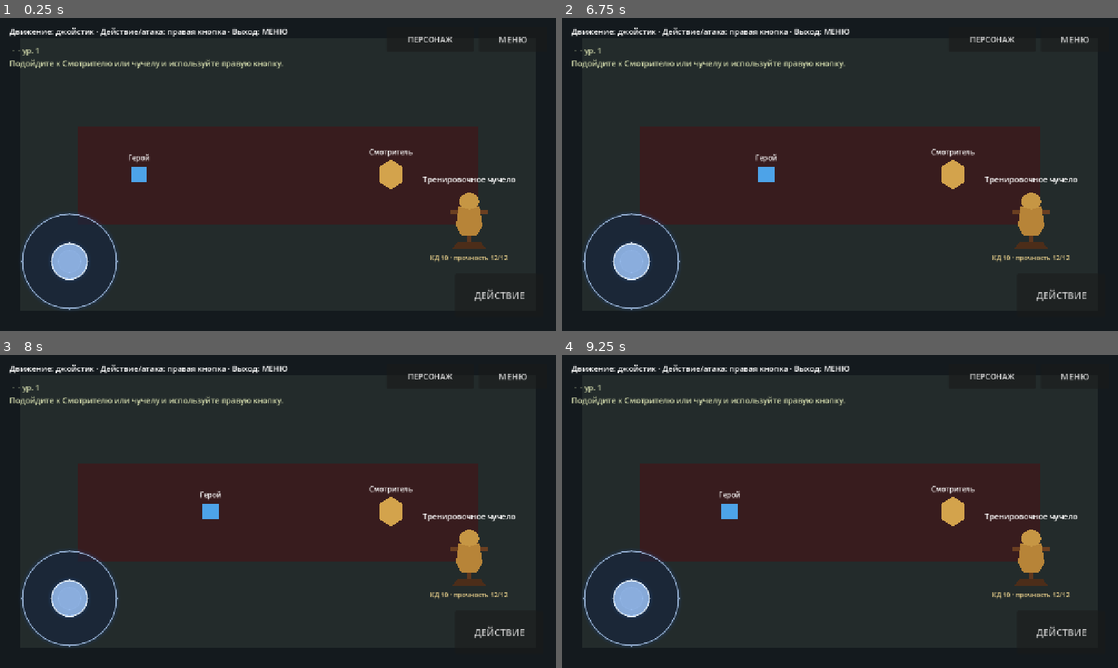
Above: before the commit, frames 1-4 (two rows, left to right).
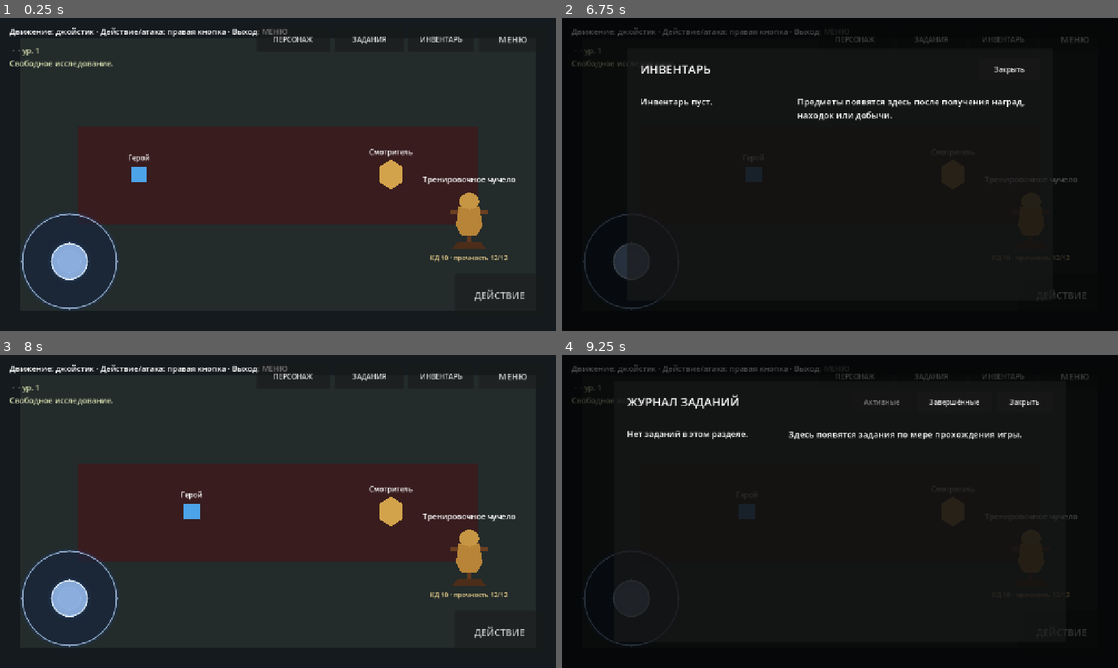
Above: after the commit, the same moments.

Repository: eretenkodaniil16-rgb/rpg-project
Game: Godot game, scene res://scenes/game/game.tscn
Same seed, same stepped clock (60 frames per second), same inputs: the game is played once before the commit and once after it. This scene is started directly instead of the project's main scene.
Inputs (mouse positions are in pixels of both pictures, inside the frame that each line leads up to):
- Up to frame 1 (0.25 s): no input
- Up to frame 2 (6.75 s): click "ПЕРСОНАЖ" at 0.5 s; click (928, 39) at 1.25 s, where only the run after the commit has a clickable "ЗАДАНИЯ"; click (1001, 39) at 2 s, where only the run after the commit has a clickable "ИНВЕНТАРЬ"; click "ДЕЙСТВИЕ" at 2.75 s; click "МЕНЮ" at 3.5 s; click "ЗАКРЫТЬ" at 4.25 s; tap Enter (ui_accept) at 5, 5.27, 6.5 s; move the mouse to (962, 158) at 5.02 s; hold Right (ui_right) 5.03-5.75 s; tap C at 5.1 s; click (962, 158) at 5.17 s; tap J at 5.3 s; drag from (728, 190) to (951, 174) at 5.77 s; move the mouse to (895, 105) at 6.52 s; hold Right (ui_right) from 6.53 s (still down); tap I at 6.6 s
- Up to frame 3 (8 s): tap C at 6.8 s; release Right (ui_right) at 7.25 s; click (444, 405) at 7.25 s, where only the run after the commit has a clickable "Закрыть"
- Up to frame 4 (9.25 s): tap Enter (ui_accept) at 8, 8.75, 9.02 s; drag from (812, 574) to (951, 511) at 8.02 s; move the mouse to (1006, 558) at 8.77 s; hold Left (ui_left) from 8.78 s (still down); tap J at 8.85 s; tap I at 9.05 s

The runs differ from the first frame. In frame 1, 1.0% of the frame differs, in the area x 1-84%, y 3-17%; in frame 2, 47%, in the area x 1-97%, y 2-94%; in frame 3, 1.4%; in frame 4, 42%.

Commit message:
feat: integrate quest journal and inventory into game UI

Diff:
--- a/scripts/game/game.gd
+++ b/scripts/game/game.gd
@@ -1,50 +1,91 @@
 extends "res://scripts/game/game_base.gd"
 
 const CHARACTER_SHEET_SCENE: PackedScene = preload("res://scenes/ui/character_sheet.tscn")
+const QUEST_JOURNAL_SCENE: PackedScene = preload("res://scenes/ui/quest_journal.tscn")
+const INVENTORY_PANEL_SCENE: PackedScene = preload("res://scenes/ui/inventory_panel.tscn")
 const ATTACK_RESULT_SCENE: PackedScene = preload("res://scenes/ui/attack_result_popup.tscn")
 const TRAINING_DUMMY_SCENE: PackedScene = preload("res://scenes/game/training_dummy.tscn")
 
 var _character_button: Button
+var _quest_button: Button
+var _inventory_button: Button
 var _character_sheet: CharacterSheet
+var _quest_journal: QuestJournal
+var _inventory_panel: InventoryPanel
 var _attack_popup: AttackResultPopup
 var _training_dummy: TrainingDummy
 
 
 func _ready() -> void:
 	super._ready()
-	_build_character_ui()
+	_build_player_menus()
 	_build_combat_training()
+	_connect_progress_signals()
+	_update_status()
 
 
 func _unhandled_input(event: InputEvent) -> void:
-	if _character_sheet != null and _character_sheet.visible:
+	if _any_overlay_visible():
 		return
 	if event is InputEventKey:
 		var key_event := event as InputEventKey
-		if key_event.pressed and not key_event.echo and key_event.keycode == KEY_C:
-			_open_character_sheet()
+		if key_event.pressed and not key_event.echo:
+			match key_event.keycode:
+				KEY_C:
+					_open_character_sheet()
+				KEY_J:
+					_open_quest_journal()
+				KEY_I:
+					_open_inventory()
+				_:
+					super._unhandled_input(event)
+					return
 			get_viewport().set_input_as_handled()
 			return
 	super._unhandled_input(event)
 
 
-func _build_character_ui() -> void:
+func _build_player_menus() -> void:
 	var interface: CanvasLayer = $Interface
-	_character_button = Button.new()
-	_character_button.name = "CharacterButton"
-	_character_button.text = "ПЕРСОНАЖ"
-	_character_button.set_anchors_preset(Control.PRESET_TOP_RIGHT)
-	_character_button.offset_left = -390.0
-	_character_button.offset_top = 20.0
-	_character_button.offset_right = -190.0
-	_character_button.offset_bottom = 78.0
-	_character_button.add_theme_font_size_override("font_size", 18)
+	help_label.offset_right = 580.0
+	status_label.offset_right = 580.0
+
+	_character_button = _create_top_button("CharacterButton", "ПЕРСОНАЖ", -690.0, -520.0)
 	_character_button.pressed.connect(_open_character_sheet)
 	interface.add_child(_character_button)
+
+	_quest_button = _create_top_button("QuestButton", "ЗАДАНИЯ", -510.0, -350.0)
+	_quest_button.pressed.connect(_open_quest_journal)
+	interface.add_child(_quest_button)
+
+	_inventory_button = _create_top_button("InventoryButton", "ИНВЕНТАРЬ", -340.0, -190.0)
+	_inventory_button.pressed.connect(_open_inventory)
+	interface.add_child(_inventory_button)
 
 	_character_sheet = CHARACTER_SHEET_SCENE.instantiate() as CharacterSheet
 	_character_sheet.name = "CharacterSheet"
 	interface.add_child(_character_sheet)
+
+	_quest_journal = QUEST_JOURNAL_SCENE.instantiate() as QuestJournal
+	_quest_journal.name = "QuestJournal"
+	interface.add_child(_quest_journal)
+
+	_inventory_panel = INVENTORY_PANEL_SCENE.instantiate() as InventoryPanel
+	_inventory_panel.name = "InventoryPanel"
+	interface.add_child(_inventory_panel)
+
+
+func _create_top_button(node_name: String, label: String, left: float, right: float) -> Button:
+	var button := Button.new()
+	button.name = node_name
+	button.text = label
+	button.set_anchors_preset(Control.PRESET_TOP_RIGHT)
+	button.offset_left = left
+	button.offset_top = 20.0
+	button.offset_right = right
+	button.offset_bottom = 78.0
+	button.add_theme_font_size_override("font_size", 16)
+	return button
 
 
 func _build_combat_training() -> void:
@@ -59,7 +100,52 @@
 	add_child(_training_dummy)
 
 
+func _connect_progress_signals() -> void:
+	if not GameState.quest_updated.is_connected(_on_quest_updated):
+		GameState.quest_updated.connect(_on_quest_updated)
+	if not GameState.inventory_changed.is_connected(_on_inventory_changed):
+		GameState.inventory_changed.connect(_on_inventory_changed)
+
+
 func _open_character_sheet() -> void:
 	if GameState.input_locked or _character_sheet == null:
 		return
 	_character_sheet.open_sheet(GameState.player_character)
+
+
+func _open_quest_journal() -> void:
+	if GameState.input_locked or _quest_journal == null:
+		return
+	_quest_journal.open_journal()
+
+
+func _open_inventory() -> void:
+	if GameState.input_locked or _inventory_panel == null:
+		return
+	_inventory_panel.open_inventory()
+
+
+func _any_overlay_visible() -> bool:
+	return (
+		(_character_sheet != null and _character_sheet.visible)
+		or (_quest_journal != null and _quest_journal.visible)
+		or (_inventory_panel != null and _inventory_panel.visible)
+		or (_attack_popup != null and _attack_popup.visible)
+	)
+
+
+func _update_status() -> void:
+	var identity: String = "%s · %s · ур. %d" % [
+		GameState.player_character.character_name,
+		GameState.player_character.character_class_name,
+		GameState.player_character.level
+	]
+	status_label.text = "%s\n%s" % [identity, GameState.get_current_objective_text()]
+
+
+func _on_quest_updated(_quest_id: String) -> void:
+	_update_status()
+
+
+func _on_inventory_changed(_item_id: String) -> void:
+	_update_status()
